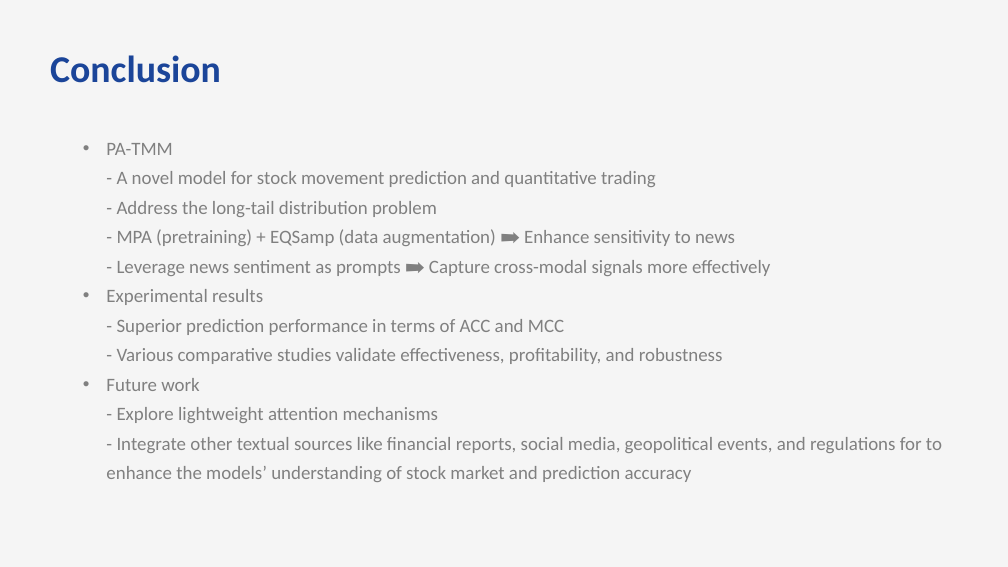
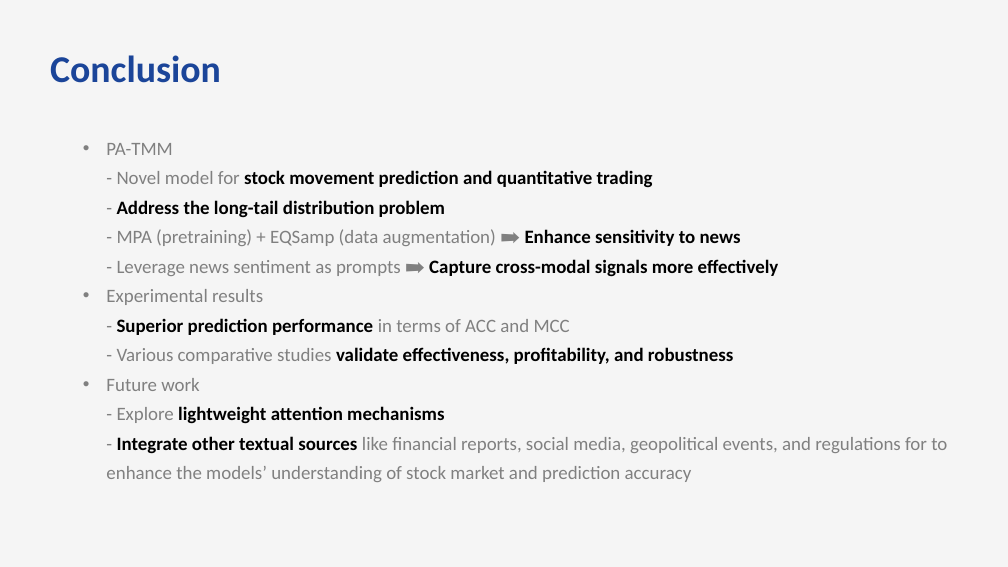
Before and after one commit to bts1991/study, a slide deck: slide 35 of 논문 Review/Others/paper_review.pptx. Drawn at 1008x567 pixels with LibreOffice and Linux fonts; fonts in the diff are those of the drawing. Boxes give left, top, right and bottom in pixels: in the first picture for what was removed or moved away, otherwise in the second. Text is boxed around its words. In the diff, an @@ line names an element or a change of style, - is before the commit and + after.

```diff
--- a/논문 Review/Others/paper_review.pptx
+++ b/논문 Review/Others/paper_review.pptx
@@ text at [106, 143, 779, 277]: text changed; text colour #808080 to #000000; bold on @@
-  • PA-TMM
-    - A novel model for stock movement prediction and quantitative trading
-    - Address the long-tail distribution problem
-    - MPA (pretraining) + EQSamp (data augmentation) ➡️ Enhance sensitivity to news
-    - Leverage news sentiment as prompts ➡️ Capture cross-modal signals more effectively
+  • PA-TMM
+    - Novel model for stock movement prediction and quantitative trading
+    - Address the long-tail distribution problem
+    - MPA (pretraining) + EQSamp (data augmentation) ➡️ Enhance sensitivity to news
+    - Leverage news sentiment as prompts ➡️ Capture cross-modal signals more effectively
@@ text at [106, 289, 947, 482]: text colour #808080 to #000000, bold on in "Superior prediction performance validate effectiveness, prof ...", "lightweight attention mechanisms Integrate other textual sou ..." @@
```
Also in this commit, not shown: 19 other slides changed, 1 slide added.
